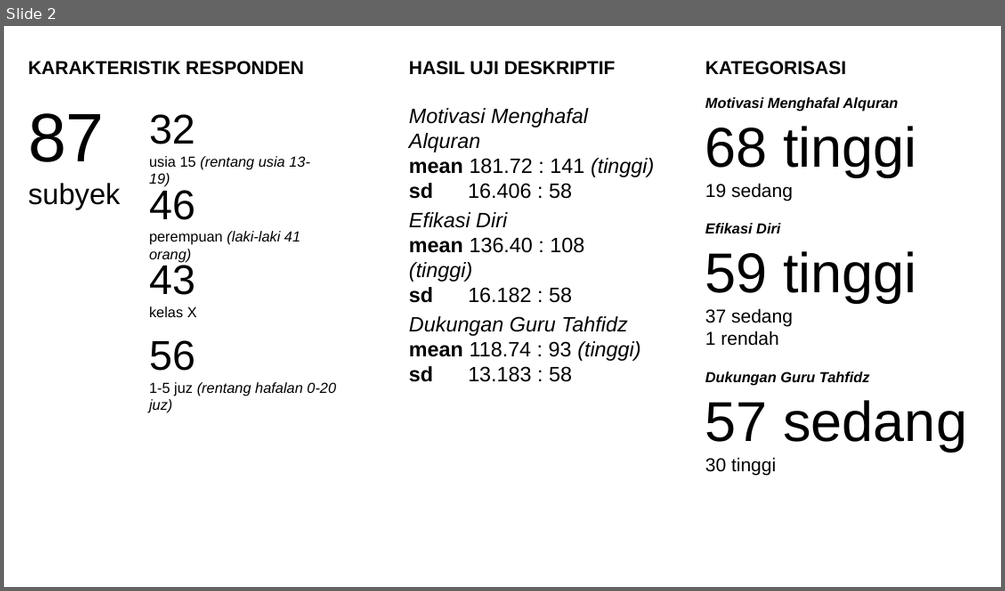
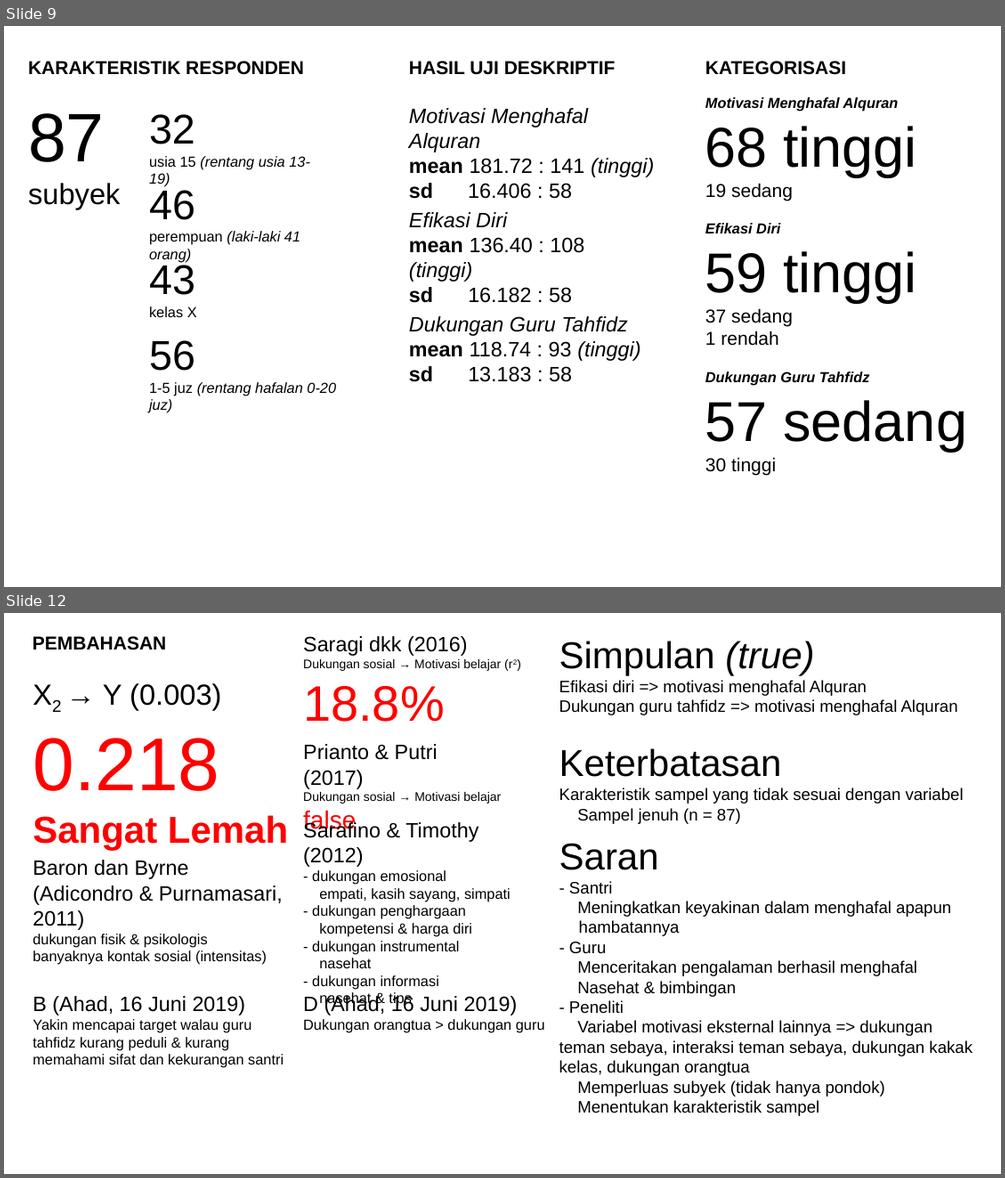
Before and after one commit to mzaini30/skripsi, a slide deck: pendadaran.pptx. Shown one above the other, each under a label of ours: slide 2 before the commit, slides 9 and 12 after it; the slides between them are not shown. The pictures are 1005x591 and 1005x1178 pixels, drawn with LibreOffice and Linux fonts; fonts in the diff are those of the drawing; background and template pictures are left out. Boxes give left, top, right and bottom in pixels: in the first picture for what was removed or moved away, otherwise in the second. Text is boxed around its words. In the diff, an @@ line names an element or a change of style, - is before the commit and + after.

```diff
--- a/pendadaran.pptx
+++ b/pendadaran.pptx
@@ slide 12 added at [4, 613, 1001, 1174], background picture (left out) @@
@@ text added at [32, 636, 166, 650], 18 pt, text #000000, bold @@
+PEMBAHASAN
@@ text added at [303, 636, 501, 722], 12 pt, text #000000 @@
+Saragi dkk (2016)
+Dukungan sosial → Motivasi belajar (r2)
+18.8%
@@ text added at [559, 641, 958, 715], 16 pt, text #000000 @@
+Simpulan (true)
+Efikasi diri => motivasi menghafal Alquran
+Dukungan guru tahfidz => motivasi menghafal Alquran
@@ text added at [32, 683, 288, 850], 28 pt, text #FF0000 @@
+X2 → Y (0.003)
+0.218
+Sangat Lemah
@@ text added at [303, 744, 501, 833], 12 pt, text #000000 @@
+Prianto & Putri (2017)
+Dukungan sosial → Motivasi belajar
+false
@@ text added at [559, 748, 963, 824], 16 pt, text #000000 @@
+Keterbatasan
+Karakteristik sampel yang tidak sesuai dengan variabel
+Sampel jenuh (n = 87)
@@ text added at [303, 820, 510, 1006], 14 pt, text #000000 @@
+Sarafino & Timothy (2012)
+- dukungan emosional
+empati, kasih sayang, simpati
+- dukungan penghargaan
+kompetensi & harga diri
+- dukungan instrumental
+nasehat
+- dukungan informasi
+nasehat & tips
@@ text added at [559, 843, 972, 1116], 16 pt, text #000000 @@
+Saran
+- Santri
+Meningkatkan keyakinan dalam menghafal apapun hambatannya
+- Guru
+Menceritakan pengalaman berhasil menghafal
+Nasehat & bimbingan
+- Peneliti
+Variabel motivasi eksternal lainnya => dukungan teman sebaya, interaksi teman sebaya, dukungan kakak kelas, dukungan orangtua
+Memperluas subyek (tidak hanya pondok)
+Menentukan karakteristik sampel
@@ text added at [32, 860, 283, 965], 14 pt, text #000000 @@
+Baron dan Byrne (Adicondro & Purnamasari, 2011)
+dukungan fisik & psikologis
+banyaknya kontak sosial (intensitas)
@@ text added at [32, 996, 283, 1068], 14 pt, text #000000 @@
+B (Ahad, 16 Juni 2019)
+Yakin mencapai target walau guru tahfidz kurang peduli & kurang memahami sifat dan kekurangan santri
@@ text added at [303, 994, 545, 1033], 14 pt, text #000000 @@
+D (Ahad, 16 Juni 2019)
+Dukungan orangtua > dukungan guru
@@ what was slide 2 is now slide 9 @@
```
Also in this commit, not shown: 2 slides changed, 8 other slides added, 1 slide removed, 2 other files.
